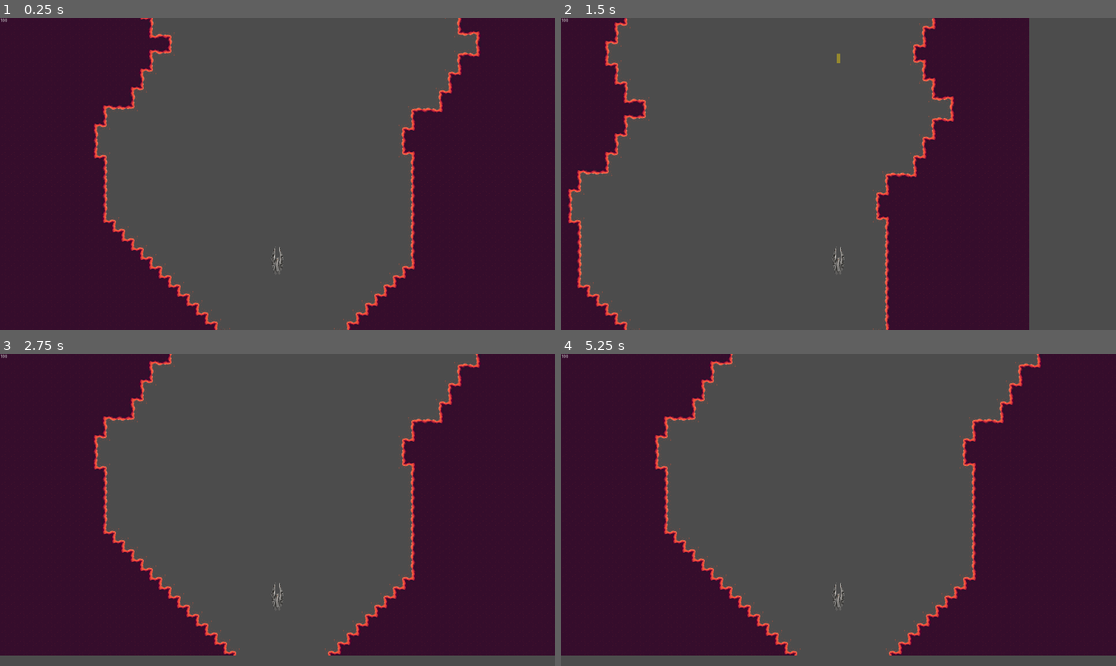
Above: before the commit, frames 1-4 (two rows, left to right).
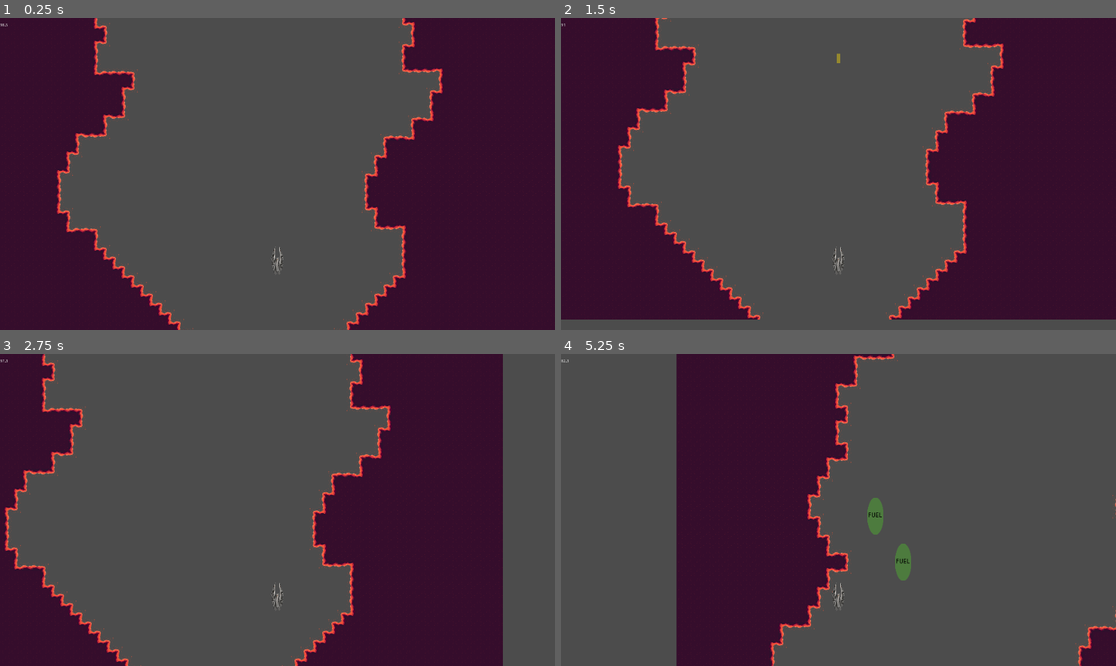
Above: after the commit, the same moments.

Repository: CyanideGourmet/River-Raid-Remake
Game: Godot game, scene res://scenes/Main.tscn
Two runs of this game, one before a commit and one after it. Both use one fixed random seed, a clock stepped at 60 frames per second and the inputs below.
Inputs:
- Up to frame 1 (0.25 s): no input
- Up to frame 2 (1.5 s): hold Right (ui_right) 0.53-1.28 s; tap Space (ui_select) at 0.77 s; hold Down (ui_down) from 1.28 s (still down)
- Up to frame 3 (2.75 s): tap Space (ui_select) at 1.52 s; release Down (ui_down) at 2.03 s; hold Right (ui_right) from 2.03 s (still down)
- Up to frame 4 (5.25 s): release Right (ui_right) at 2.78 s; hold Up (ui_up) 2.78-3.53 s; tap Space (ui_select) at 3.02, 3.77, 4.52 s; hold Left (ui_left) 3.53-5.03 s; hold Down (ui_down) from 5.03 s (still down)

The runs differ from the first frame. In frame 1, 13% of the frame differs, in the area x 0-87%, y 0-100%; in frame 2, 38%; in frame 3, 40%; in frame 4, 68%, in the area x 0-100%, y 0-100%.

Commit message:
Fuel and instantiation prototype
Podstawa na paliwo oraz inne entities

Diff:
--- /dev/null
+++ b/scenes/Fuel.tscn
@@ -0,0 +1,17 @@
+[gd_scene load_steps=4 format=2]
+
+[ext_resource path="res://scripts/Fuel.gd" type="Script" id=1]
+[ext_resource path="res://assets/Images/Sprites/fuel.png" type="Texture" id=2]
+
+[sub_resource type="CapsuleShape2D" id=1]
+radius = 12.9898
+height = 36.6155
+
+[node name="Fuel" type="Area2D"]
+script = ExtResource( 1 )
+
+[node name="Sprite" type="Sprite" parent="."]
+texture = ExtResource( 2 )
+
+[node name="CollisionShape2D" type="CollisionShape2D" parent="."]
+shape = SubResource( 1 )
--- a/scenes/Main.tscn
+++ b/scenes/Main.tscn
@@ -1,7 +1,8 @@
-[gd_scene load_steps=3 format=2]
+[gd_scene load_steps=4 format=2]
 
 [ext_resource path="res://scenes/MapSlice.tscn" type="PackedScene" id=1]
 [ext_resource path="res://scenes/Player.tscn" type="PackedScene" id=2]
+[ext_resource path="res://scenes/UI.tscn" type="PackedScene" id=3]
 
 [node name="Main" type="Node"]
 __meta__ = {
@@ -17,4 +18,6 @@
 position = Vector2( 960, 17168 )
 max_forward_speed = 1000
 min_forward_speed = 0
-fuel_decrease_rate = 0.0
+fuel_decrease_rate = 0.1
+
+[node name="UI" parent="." instance=ExtResource( 3 )]
--- a/scenes/Player.tscn
+++ b/scenes/Player.tscn
@@ -26,10 +26,3 @@
 drag_margin_top = 0.0
 drag_margin_right = 1.0
 drag_margin_bottom = 0.0
-
-[node name="Label" type="Label" parent="."]
-margin_left = -959.0
-margin_top = -838.0
-margin_right = -915.0
-margin_bottom = -820.0
-text = "100"
--- /dev/null
+++ b/scenes/UI.tscn
@@ -0,0 +1,8 @@
+[gd_scene format=2]
+
+[node name="UI" type="CanvasLayer"]
+
+[node name="Fuel" type="Label" parent="."]
+margin_top = 18.0
+margin_right = 102.0
+margin_bottom = 32.0
--- a/scripts/Bullet.gd
+++ b/scripts/Bullet.gd
@@ -18,6 +18,7 @@
 		if collision.collider.is_in_group("terrain"):
 			emit_signal("bullet_freed")
 			queue_free()
+
 func _on_Bullet_body_entered(body):
 	emit_signal("bullet_freed")
 	queue_free()
--- /dev/null
+++ b/scripts/Fuel.gd
@@ -0,0 +1,13 @@
+extends Area2D
+
+signal fuel
+
+func _ready():
+	var player_node = get_parent().get_parent().find_node("Player")
+	connect("body_entered", self, "_fuel")
+	connect("body_exited", self, "_fuel")
+	connect("fuel", player_node, "_fuel")
+
+func _fuel(body):
+
+	emit_signal("fuel")
--- a/scripts/MapGen.gd
+++ /dev/null
@@ -1,84 +0,0 @@
-extends TileMap
-
-var tab = []
-
-func _random_int(x, y):
-	randomize()
-	return randi()%(y+x+1)+x
-
-func _ready():
-	for i in range(30):
-		tab.append([])
-		for j in range(136):
-			tab[i].append([0,0])
-	tab[13][135] = [1, 3]
-	tab[16][135] = [1, 3]
-	var i = [13, 16]
-	var j = 134
-	var x = 1
-	while(i[0] > 8 and i[1] < 21 and j > 128):
-		if x == 0:
-			tab[i[0]][j] = [2, 3]
-			tab[i[1]][j] = [4, 3]
-			j -= 1
-			x = 1
-		elif x == 1:
-			tab[i[0]][j] = [1, 4]
-			tab[i[1]][j] = [1, 2]
-			i[0] -= 1
-			i[1] += 1
-			x = 0
-	_generate_left()
-	_place_tiles()
-
-func _generate_left():
-	var i = 9
-	var j = 130
-	var last = 0
-	var x
-	while j > 7:
-		if(i > 8):
-			x = _random_int(0, 2)
-			while (last == 1 and x == 2) or (last == 2 and x == 1) or (x == 2 and i == 13):
-				x = _random_int(0, 2)
-		else:
-			x = _random_int(0, 1)
-			if x == 1:
-				if last == 1:
-					x = 0
-				else:
-					x = 2
-		if x == 0:
-			tab[i][j][1] = 3
-			tab[i][j-1][0] = 1
-			j -= 1
-		if x == 1:
-			tab[i][j][1] = 4
-			tab[i-1][j][0] = 2
-			i -= 1
-		if x == 2:
-			tab[i][j][1] = 2
-			tab[i+1][j][0] = 4
-			i += 1
-		last = x
-
-func _place_tiles():
-	var x
-	var a
-	for i in range(30):
-		for j in range(136):
-			a = tab[i][j]
-			if a == [1, 3]:
-				set_cell(i, j, 2, true, false, true)
-			elif a == [2, 4]:
-				set_cell(i, j, 2)
-			elif a == [4, 2]:
-				set_cell(i, j, 2, false, true)
-			elif a == [1, 2]:
-				set_cell(i, j, 4)
-			elif a == [2, 3]:
-				set_cell(i, j, 4, false, true)
-			elif a == [1, 4]:
-				set_cell(i, j, 4, true)
-			elif a == [4, 3]:
-				set_cell(i ,j, 4, true, true)
--- a/scripts/MapSlice.gd
+++ b/scripts/MapSlice.gd
@@ -1,27 +1,46 @@
 extends TileMap
 
 export var level_size = 8704
+export var min_fuel_number = 1
+export var max_fuel_number = 4
+export var min_generate_start_n = 3
+export var max_generate_start_n = 5
+export var min_generate_start_m = 10
+export var max_generate_start_m = 20
+
+signal current_mapslice_changed
+
+var player_node
+var Fuel = preload("res://scenes/Fuel.tscn")
 var map_array = []
+var instantiated_nodes_coordinates = []
 var start_end_width = [0, 0]
-var start_end_height = [20, 252]
+var start_end_height = [0, 272]
+var min_width = 60
 var max_width = 0
 var copy_offset
 var step_memory = []
 var randomization_safelock = [0, 0]
 var island_params
-var thread
 var tiles = {[0, 0, 0]: 0, [1, 1, 0]: [1, 0, 0, 0], [2, 1, 0]: [3, 1, 0, 0], [2, 1, 1]: [4, 0, 0, 0], [2, 4, 0]: [2, 0, …(282 unchanged characters)…
 
 func _ready():
+	player_node = get_parent().find_node("Player")
+	$Area.connect("body_entered", self, "_on_Mapslice_body_entered")
 	$Area.connect("body_exited", self, "_on_MapSlice_body_exited")
-	thread = Thread.new()
+	connect("current_mapslice_changed", player_node, "_current_mapslice_changed")
 	_generate()
+
+func _on_Mapslice_body_entered(body):
+	if body == player_node:
+		emit_signal("current_mapslice_changed", self)
 
 func _on_MapSlice_body_exited(body):
 	yield(get_tree().create_timer(1), "timeout")
-	if body == get_parent().find_node("Player"):
+	if body == player_node:
 		position.y -= 2 * level_size
 		_generate()
+		_clear_entities()
 
 func _random_int(x, y):
 	randomize()
@@ -61,16 +80,19 @@
 	_join_down()
 	_fill()
 	_place_tiles()
+	_instantiated_nodes_coordinates()
+	_place_nodes()
 
 func _template():
 	var last = [0, 0]
-	var n = _random_int(5, 12)
-	var m = 20
+	var n = _random_int(min_generate_start_n, max_generate_start_n)
+	var m = _random_int(min_generate_start_m, max_generate_start_m)
 	var x
 	start_end_width[0] = n
+	start_end_height = [m, 272-m]
 	max_width = n
 	map_array[n][m][0] = 3
-	while(m <= 252):
+	while(m <= start_end_height[1]):
 		x = _choose_dir(last, n)
 		if x == 0:
 			map_array[n][m][1] = 1
@@ -95,6 +117,7 @@
 			last[0] = 2
 			randomization_safelock[0] = 0
 			randomization_safelock[1] += 1
+		min_width = min(min_width, n)
 		max_width = max(max_width, n)
 	start_end_width[1] = n
 	copy_offset = 59-max_width
@@ -241,3 +264,29 @@
 			x = tiles[x]
 			if x:
 				set_cell(i, j, x[0], x[1], x[2], x[3])
+
+func _instantiated_nodes_coordinates():
+	instantiated_nodes_coordinates = []
+	var fuel_number = _random_int(min_fuel_number, max_fuel_number)
+	var a
+	while fuel_number > 0:
+		var coordinates = [0, _random_int(20, 251)]
+		while(map_array[coordinates[0]][coordinates[1]] != [0, 0, 0]):
+			coordinates[0] += 1
+		coordinates[0] += island_params[0]/2
+		instantiated_nodes_coordinates.append(coordinates)
+		fuel_number -= 1
+	print(instantiated_nodes_coordinates)
+
+func _place_nodes():
+	for i in instantiated_nodes_coordinates:
+		var x = Fuel.instance()
+		add_child(x)
+		x.position = Vector2(16 + 32 * i[0], 16 + 32 * i[1])
+		x.scale = Vector2(2, 2)
+
+func _clear_entities():
+	var children = get_children()
+	for i in children:
+		if i == find_node("Fuel"):
+			i.queue_free()
--- a/scripts/Player.gd
+++ b/scripts/Player.gd
@@ -8,16 +8,21 @@
 export var fuel_decrease_rate = 0.1
 
 var camera_pos
+var UI
 var ammo = 1
 var Bullet = preload("res://scenes/Bullet.tscn")
 var fuel = 100
+var fuel_refill_rate = fuel_decrease_rate * 2
 var acceleration_dir = 0
 var forward_speed = def_forward_speed
 var full_stop = 1
+var current_mapslice
+var refill = 0
 
 func _ready():
 	camera_pos = $Camera.position
-	$Label.text = str(fuel)
+	UI = get_parent().get_node("UI").get_node("Fuel")
+	UI.text = str(fuel)
 
 func get_input():
 	var velocity = Vector2()
@@ -40,11 +45,7 @@
 
 func _physics_process(delta):
 	if fuel <= 0:
-		movement_speed = 0
-		forward_speed = 0
-		max_forward_speed = 0
-		min_forward_speed = 0
-		acceleration_speed = 0
+		_dead()
 	var velocity = (get_input() + Vector2(0, -1))*full_stop
 	if Input.is_action_just_pressed("ui_select") and ammo > 0:
 		var bullet = Bullet.instance()
@@ -58,17 +59,24 @@
 	var collision = move_and_collide(velocity * delta)
 	if collision:
 		if collision.collider.is_in_group("terrain"):
-			_dead(collision.collider)
+			_dead()
 	position.x = clamp(position.x, camera_pos.x, camera_pos.x + $Camera.get_viewport_rect().size.x)
-	fuel -= fuel_decrease_rate
+	fuel += -fuel_decrease_rate + fuel_refill_rate * refill
 	fuel = clamp(fuel, 0, 100)
-	$Label.text = str(fuel)
+	UI.text = str(fuel)
 
-func _dead(node):
-	position = node.position + Vector2(960, 8500)
+func _dead():
+	position = current_mapslice.position + Vector2(960, 8500)
 	full_stop = 0
 	yield(get_tree().create_timer(1), "timeout")
 	full_stop = 1
+	fuel = 100
 
 func _on_bullet_freed():
 	ammo += 1
+
+func _fuel():
+	refill = (refill + 1)%2
+
+func _current_mapslice_changed(node):
+	current_mapslice = node
--- a/scripts/Sectors.gd
+++ /dev/null
@@ -1,6 +0,0 @@
-extends Node
-
-signal _crashed
-
-func _on_Sector_body_entered(body):
-	emit_signal("_crashed", body)
Binary file added: assets/Images/Sprites/fuel.png
Not shown, added: assets/Images/Sprites/fuel.png.import
